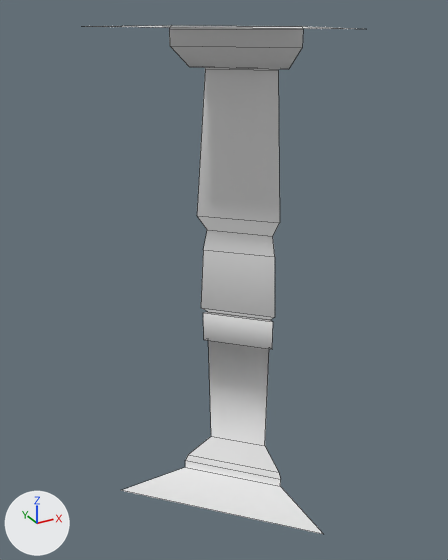
What one commit did to the FBX model Assets/Geometry/Environment/Corridor_kit/Corridor_Angle_Out.fbx.
Rendered twice from a 50 mm camera at (-1.0, -3.32, 3.09) aimed at (0.57, -0.46, 1.66). Every picture has the same lights, and +X, +Y and +Z are marked at lower left. Mesh edges are drawn as thin lines. Where no turn or scale is listed for an object, it has been applied to the vertices.

The older version as bpy lines, for what is in view:
```python
me_plane_261 = bpy.data.meshes.new('Plane.261')
me_plane_261.from_pydata(...)  # 44 vertices, 21 faces; spans x 0.0..1.0, y -1.0..0.0, z 0.0..3.0
# before: 2 (0.5, 0.0, 0.0) at pixel (185, 467), 22 (1.0, -0.5, 0.0) at pixel (280, 486), 42 (1.0, -1.0, 0.0) at pixel (323, 534), 43 (0.0, 0.0, 0.0) at pixel (120, 490)
# before: 3 (0.5, 0.0, 3.0) at pixel (171, 25), 15 (0.45, 0.0, 3.0) at pixel (162, 25), 23 (1.0, -0.5, 3.0) at pixel (301, 26), 35 (1.0, -0.56, 3.0) at pixel (307, 26), 40 (1.0, -1.0, 3.0)
# before: 41 (0.0, 0.0, 3.0)
ob_corridor_angle_out = bpy.data.objects.new('Corridor_Angle_Out', me_plane_261)
ob_corridor_angle_out.location = (0.0, 0.0, 0.0)
```
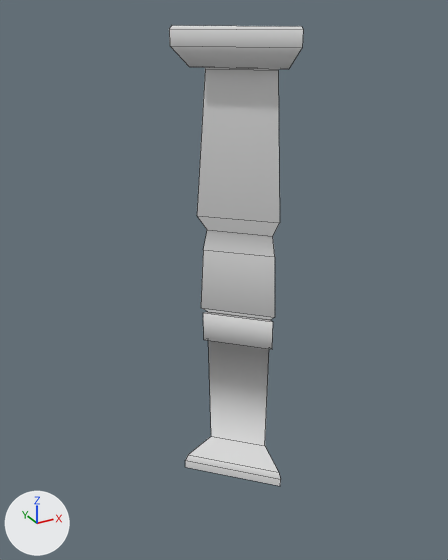
The newer file is also turned or shifted as a whole; pictures and numbers use the older file's frame.

Where the change shows, as pixel boxes [x1, y1, x2, y2] in the pictures (448 x 560 px):
```json
{"object": "Corridor_Angle_Out", "change": "reshaped", "before": [85, 25, 354, 534], "after": [169, 25, 303, 486], "on screen": "50% narrower, 9% shorter"}
{"part": 1, "of": "me_plane_261", "change": "deleted", "before": [121, 467, 323, 534]}
{"part": 2, "of": "me_plane_261", "change": "deleted", "before": [85, 25, 354, 29]}
```

Edits to the scene script, one JSON object a line:
```json
{"block": "me_plane_261", "where": "me_plane_261.from_pydata(...)  # 44 vertices, 21 faces; spans x 0.0..1.0, y -1.0..0.0, z 0.0..3.0"}
{"block": "me_plane_261", "where": "# used by ob_corridor_angle_out; location = (0.0, 0.0, 0.0)"}
{"block": "me_plane_261", "where": "# verts and faces of me_plane_261; kept vertices keep their numbers, new ones are numbered from 44"}
{"block": "me_plane_261", "change": "me_plane_261 part 1"}
{"op": "add", "block": "me_plane_261", "code": "delete_vertices([42, 43])  # with the faces that use them"}
{"block": "me_plane_261", "change": "me_plane_261 part 2"}
{"op": "add", "block": "me_plane_261", "code": "delete_vertices([15, 35, 40, 41])  # with the faces that use them"}
```
